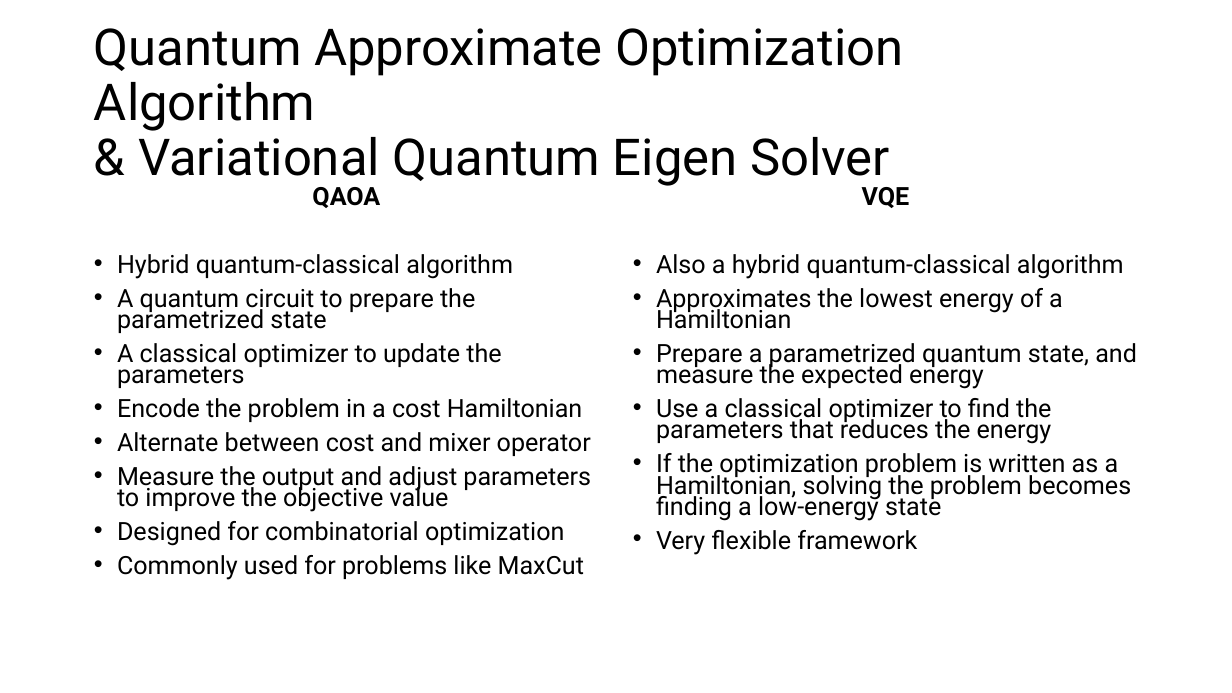
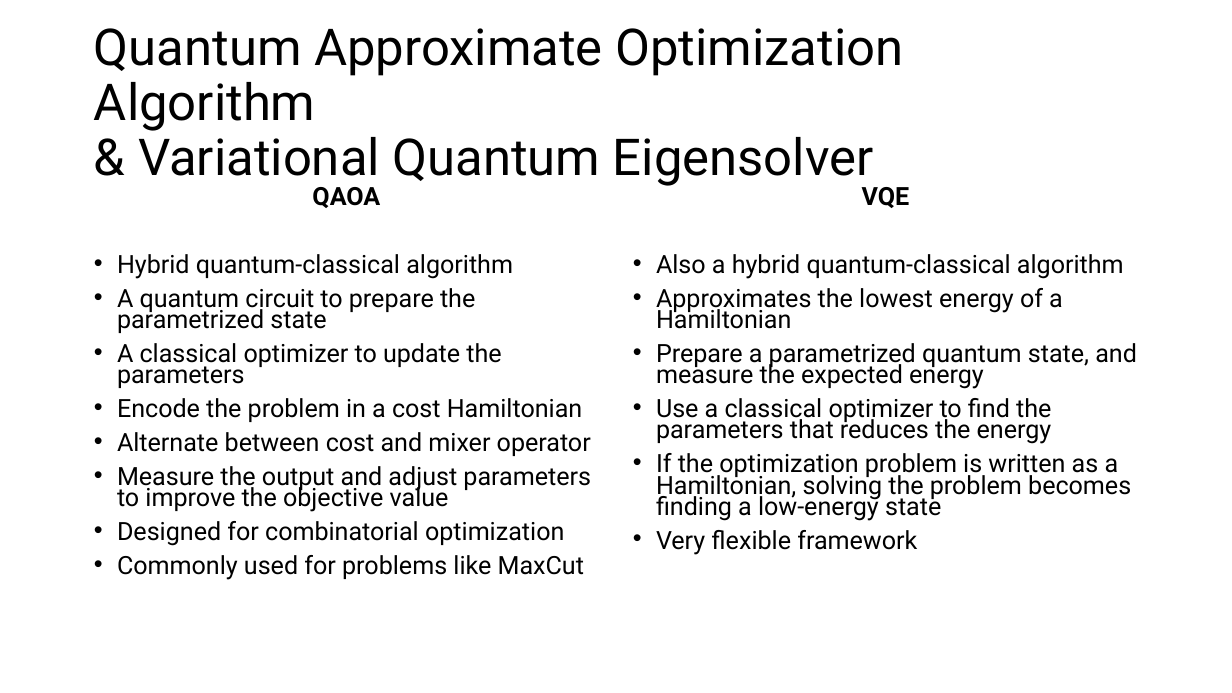
Before and after one commit to Omer-Burak-Duran/phys-390-QUBO, a slide deck: slide 4 of presentations/20260313-presentation01.pptx. Drawn at 1232x693 pixels with LibreOffice and Linux fonts; fonts in the diff are those of the drawing. Boxes give left, top, right and bottom in pixels: in the first picture for what was removed or moved away, otherwise in the second. Text is boxed around its words. In the diff, an @@ line names an element or a change of style, - is before the commit and + after.

Commit message:
#2 update presentation, fix typo

```diff
--- a/presentations/20260313-presentation01.pptx
+++ b/presentations/20260313-presentation01.pptx
@@ title at box(94, 28, 903, 186): text changed @@
-Quantum Approximate Optimization Algorithm
-& Variational Quantum Eigen Solver
+Quantum Approximate Optimization Algorithm
+& Variational Quantum Eigensolver
```
